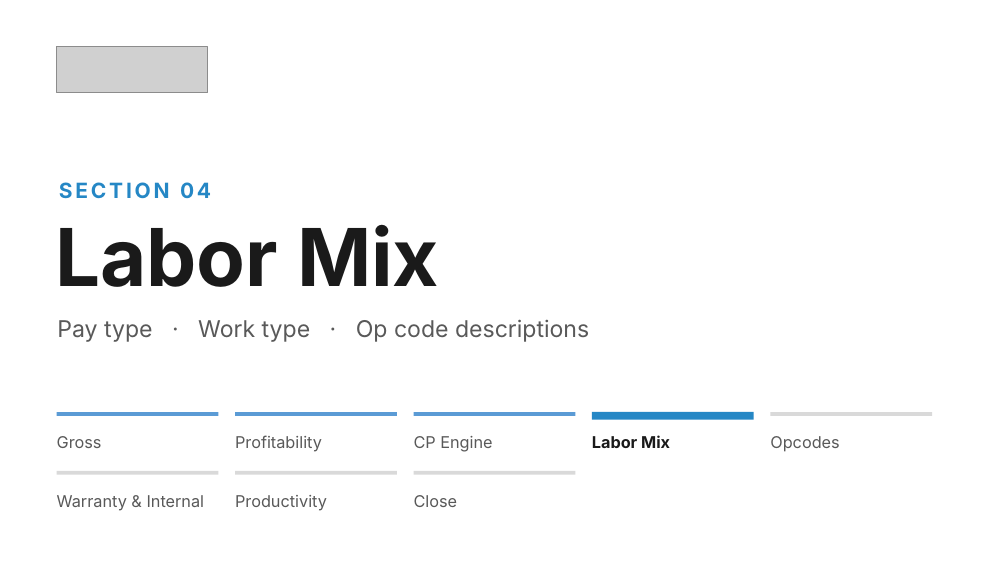
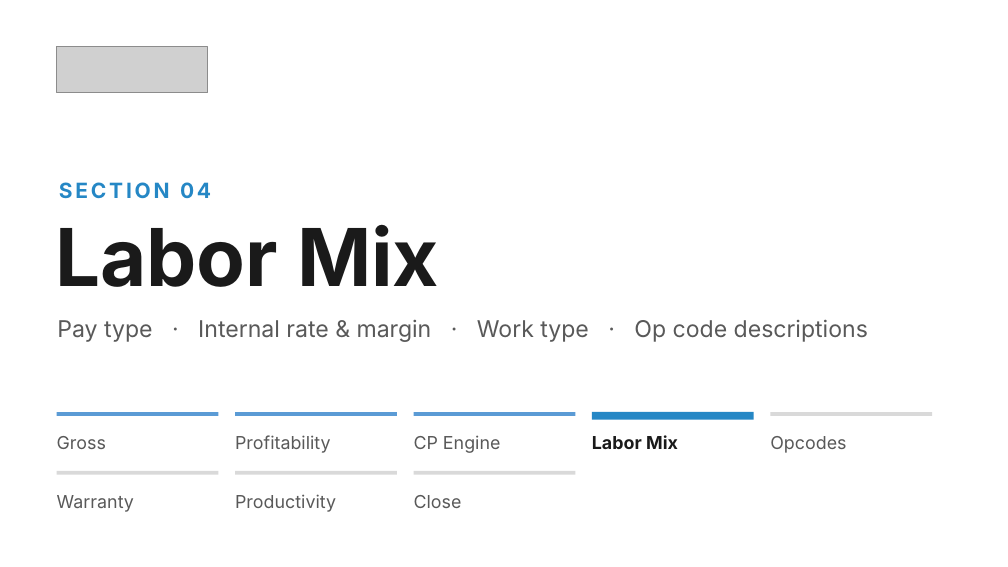
Before and after one commit to Ndresner/Noah, a slide deck: slide 75 of day2-deck/decks/Fixed Ops - Day 2 Example Test Deck.pptx. Drawn at 1008x567 pixels with LibreOffice and Linux fonts; fonts in the diff are those of the drawing; grey boxes stand for pictures. Boxes give left, top, right and bottom in pixels: in the first picture for what was removed or moved away, otherwise in the second. Text is boxed around its words. In the diff, an @@ line names an element or a change of style, - is before the commit and + after.

```diff
--- a/day2-deck/decks/Fixed Ops - Day 2 Example Test Deck.pptx
+++ b/day2-deck/decks/Fixed Ops - Day 2 Example Test Deck.pptx
@@ text at bbox=[57, 319, 868, 342]: text changed @@
-Pay type · Work type · Op code descriptions
+Pay type · Internal rate & margin · Work type · Op code descriptions
@@ text at bbox=[57, 495, 134, 512]: text changed; size 15.5 to 17 pt @@
-Warranty & Internal
+Warranty
@@ size 15.5 to 17 pt in 7 elements at bbox=[57, 436, 106, 449], bbox=[235, 435, 331, 453], bbox=[414, 435, 501, 453], bbox=[592, 435, 678, 449], bbox=[770, 436, 846, 453], bbox=[235, 494, 336, 512], bbox=[414, 495, 462, 508] @@
```
Also in this commit, not shown: 28 other slides changed, 12 other files.
